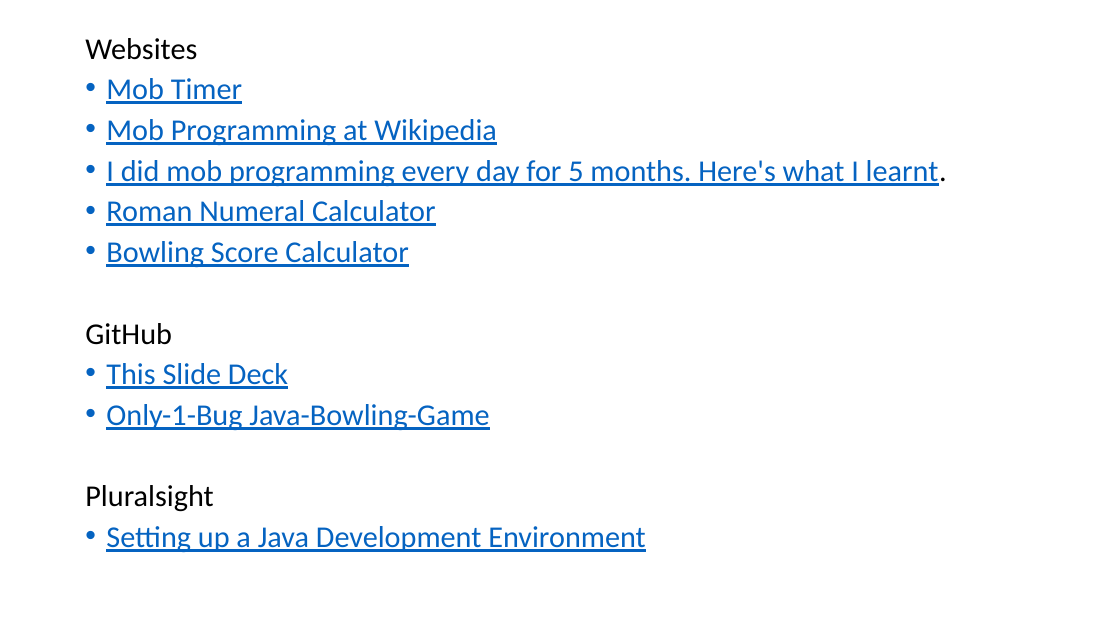
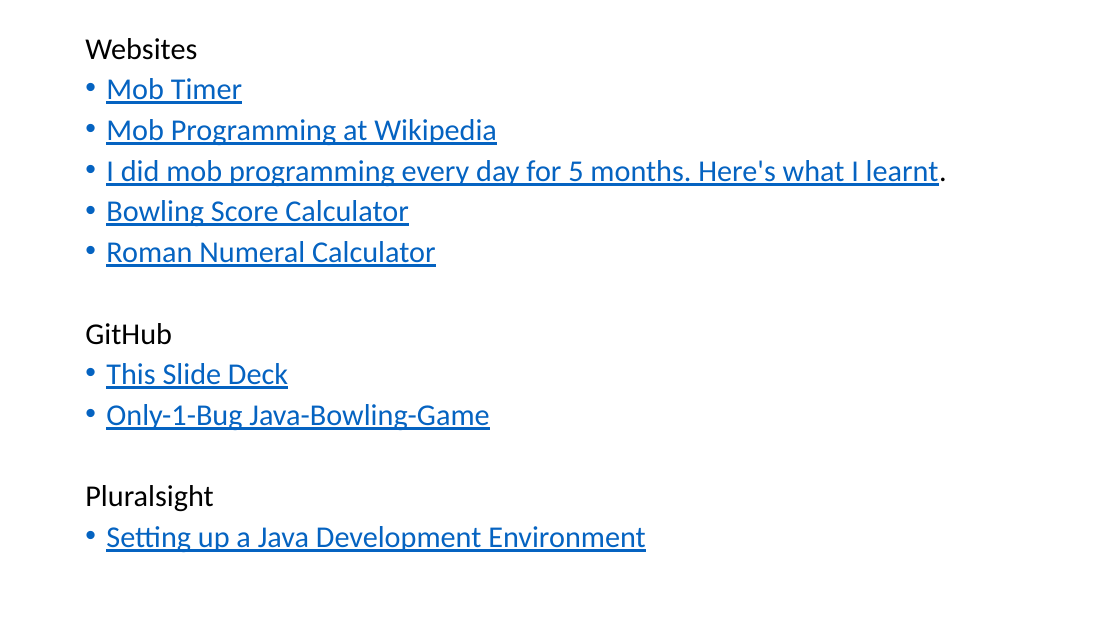
Before and after one commit to jonathan-r-jones/Mob-Programming-Demo, a slide deck: slide 14 of mob.pptx (slide 13 before the commit). Drawn at 1120x630 pixels with LibreOffice and Linux fonts; fonts in the diff are those of the drawing. Boxes give left, top, right and bottom in pixels: in the first picture for what was removed or moved away, otherwise in the second. Text is boxed around its words. In the diff, an @@ line names an element or a change of style, - is before the commit and + after.

```diff
--- a/mob.pptx
+++ b/mob.pptx
@@ text at bbox=[106, 200, 409, 227]: paragraph added @@
+• Bowling Score Calculator
@@ text at bbox=[106, 241, 409, 268]: paragraph removed @@
-• Bowling Score Calculator
```
Also in this commit, not shown: 2 other slides changed, 1 slide added.
